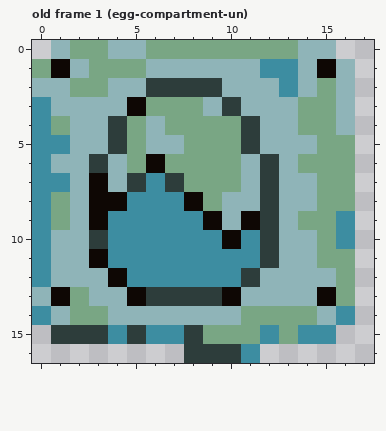
Pixel-art file, stored at assets/atlas/egg-compartment.aseprite. The picture above was drawn from the file before the commit.
49x17 pixels, 2 frames. Shown: old frame 1 (egg-compartment-un): x 0..17, y 0..16.
New version:
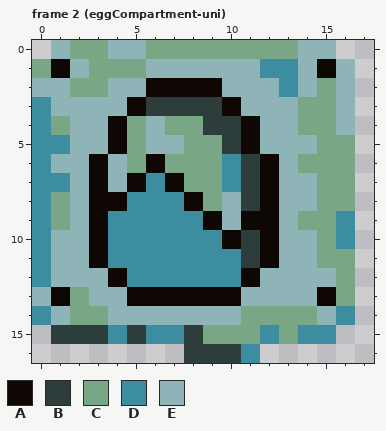
Palette (. is transparent): A #0e0704  B #2d3d3b  C #79a684  D #3d8da1  E #8fb4b8
A new or re-ordered frame is compared with the old frame closest to it.
From the commit log: [Compartment] add pressed state
From old to new:
{"change": "frames 2 -> 3"}
{"where": "frame 2 (eggCompartment-uni) is new; against old frame 1 (egg-compartment-un)"}
{"frame":2,"y":2,"x":6,"old":"BBBB","new":"AAAA"}
{"frame":2,"y":3,"x":6,"old":"CCCEB","new":"BBBBA"}
{"frame":2,"y":4,"x":4,"old":"B","new":"A"}
{"frame":2,"y":4,"x":9,"old":"CCB","new":"BBA"}
{"frame":2,"y":5,"x":4,"old":"B","new":"A"}
{"frame":2,"y":5,"x":10,"old":"CB","new":"BA"}
{"frame":2,"y":6,"x":3,"old":"B","new":"A"}
{"frame":2,"y":6,"x":10,"old":"CEB","new":"DBA"}
{"frame":2,"y":7,"x":5,"old":"B","new":"A"}
{"frame":2,"y":7,"x":7,"old":"B","new":"A"}
{"frame":2,"y":7,"x":10,"old":"CEB","new":"DBA"}
{"frame":2,"y":8,"x":11,"old":"EB","new":"BA"}
{"frame":2,"y":9,"x":12,"old":"B","new":"A"}
{"frame":2,"y":10,"x":3,"old":"B","new":"A"}
{"frame":2,"y":10,"x":11,"old":"DB","new":"BA"}
{"frame":2,"y":11,"x":11,"old":"DB","new":"BA"}
{"frame":2,"y":12,"x":11,"old":"B","new":"A"}
{"frame":2,"y":13,"x":6,"old":"BBBB","new":"AAAA"}
{"label":"changed","picture_box":[89,78,279,306]}
